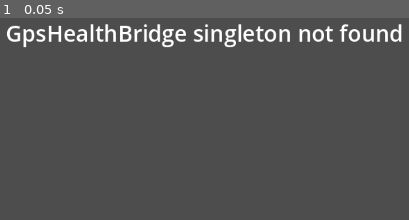
Above: before the commit, frame 1.
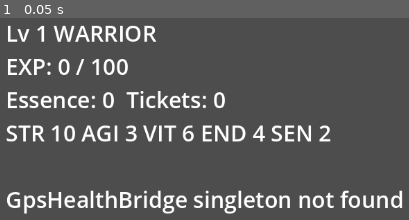
Above: after the commit, the same moment.

Repository: Luke-AI-Developments/HollowHunter
Game: Godot game, scene res://scenes/main.tscn
Two runs of this game, one before a commit and one after it. Both use one fixed random seed, a clock stepped at 60 frames per second and the inputs below.
Inputs:
- Up to frame 1 (0.05 s): no input

The runs differ from the first frame. In frame 1, 13% of the frame differs, in the area x 1-99%, y 2-98%.

Commit message:
Phase 1 step 3: daily EXP from Health Connect -> level up
- core/daily_exp.gd wires the plugin's real steps + workouts JSON into
  GameLogic.daily_exp(): parses workouts, sums duration (with ISO-8601
  normalization -- Kotlin's Instant.toString() format needs 'T'/'Z'/
  fractional-seconds stripped before Godot's datetime parser accepts it,
  verified with real-format sample data in tests), matches workout titles
  against each subclass's signature-training keywords.
- KNOWN v0 LIMITATION, flagged in code: matches on workout title text, not
  Health Connect's structured exerciseType enum -- couldn't verify that
  enum's exact integer values safely, so used what's honestly checkable
  instead of guessing. Also: 'active_minutes' from the design bible's
  formula has no data source yet (always 0), and there's no
  already-counted-today guard, so relaunching same-day double-counts EXP.
  Simplicity-first for this phase, called out rather than shipped silently.
- scenes/main.gd replaced the checkpoint 2-4 native-plugin test harness
  with real wiring: loads HunterState, requests Health Connect data, feeds
  it through DailyExp, applies add_exp(), saves, shows level/EXP/stats.
- 38/38 tests passing. Confirmed on-device (real focus required a phone
  unlock mid-session -- noting only because it's a real thing to know
  about, not a code issue): logcat shows real steps read from Health
  Connect feeding a correct exp=0 for 21 steps, and the on-screen Label
  matches the level-1 Warrior stat split exactly (STR10/AGI3/VIT6/END4/
  SEN2, the exact largest-remainder allocation from step 1's fix).

Co-Authored-By: Claude Sonnet 5 <noreply@anthropic.com>

Diff:
--- /dev/null
+++ b/core/daily_exp.gd
@@ -0,0 +1,79 @@
+class_name DailyExp
+## Wires Health Connect data (steps + the workouts_result JSON from the
+## GpsHealthBridge native plugin) into GameLogic.daily_exp(). Pure -- takes
+## already-fetched data, no plugin/engine access itself (see
+## autoload/health_service.gd for the wiring that calls the plugin).
+##
+## KNOWN v0 LIMITATION: Health Connect's ExerciseSessionRecord.exerciseType
+## is a numeric enum, but its exact integer values aren't available to
+## verify safely (context7 turned up the named Kotlin constants, not their
+## runtime values), and guessing them risked silently misclassifying every
+## workout. Matching on the workout's free-text `title` instead is weaker
+## (titles are often user-typed) but honest about what we can actually
+## check -- swap for exerciseType once the constants are verified.
+##
+## Similarly, "active_minutes" from §4's formula has no source yet (would
+## need Health Connect's ActiveCaloriesBurned or similar, not wired) --
+## always 0 here, parameterized for when it is.
+
+const SIGNATURE_KEYWORDS := {
+	"WARRIOR": ["strength", "weight", "lift", "gym"],
+	"ASSASSIN": ["run", "sprint", "hiit", "interval"],
+	"GUARDIAN":
+	["cycle", "cycling", "bike", "biking", "row", "rowing", "hike", "hiking", "endurance"],
+	"MAGE": ["yoga", "pilates", "mobility", "stretch"],
+	"SUPPORT": ["swim", "swimming", "core", "crossfit", "cross-training", "circuit"],
+}
+
+
+static func parse_workouts(workouts_json: String) -> Array:
+	var data: Variant = JSON.parse_string(workouts_json)
+	if data == null or typeof(data) != TYPE_ARRAY:
+		return []
+	return data
+
+
+## Kotlin's Instant.toString() gives e.g. "2026-08-08T07:23:27.564Z";
+## Godot's datetime parser wants "YYYY-MM-DD HH:MM:SS". Normalize rather
+## than trust the engine parser to be lenient about it.
+static func _parse_iso_to_unix(iso: String) -> float:
+	if iso.is_empty():
+		return 0.0
+	var normalized := iso.replace("T", " ")
+	var dot_idx := normalized.find(".")
+	if dot_idx != -1:
+		normalized = normalized.substr(0, dot_idx)
+	normalized = normalized.replace("Z", "").strip_edges()
+	return float(Time.get_unix_time_from_datetime_string(normalized))
+
+
+static func total_workout_minutes(workouts: Array) -> int:
+	var total_seconds := 0.0
+	for w: Dictionary in workouts:
+		var start := _parse_iso_to_unix(String(w.get("start_time", "")))
+		var end := _parse_iso_to_unix(String(w.get("end_time", "")))
+		if end > start:
+			total_seconds += end - start
+	return int(round(total_seconds / 60.0))
+
+
+static func matches_signature_training(workouts: Array, subclass: String) -> bool:
+	var keywords: Array = SIGNATURE_KEYWORDS.get(subclass.to_upper(), [])
+	for w: Dictionary in workouts:
+		var title: String = String(w.get("title", "")).to_lower()
+		for kw: String in keywords:
+			if title.contains(kw):
+				return true
+	return false
+
+
+## The wiring point: real steps + the plugin's raw workouts JSON + subclass
+## -> GameLogic.daily_exp(). active_minutes defaults to 0 (see limitation
+## above); pass it explicitly once/if a real source exists.
+static func exp_for_today(
+	steps: int, workouts_json: String, subclass: String, active_minutes: int = 0
+) -> int:
+	var workouts := parse_workouts(workouts_json)
+	var workout_minutes := total_workout_minutes(workouts)
+	var matches := matches_signature_training(workouts, subclass)
+	return GameLogic.daily_exp(steps, active_minutes, workout_minutes, matches)
--- a/scenes/main.gd
+++ b/scenes/main.gd
@@ -1,79 +1,102 @@
 extends Node2D
 
-## Checkpoint 4 test harness: GPS (checkpoint 3) plus Health Connect --
-## availability check, permission request, today's steps, most recent
-## workout, all shown on screen. Last checkpoint of the spike; torn out
-## once real game code replaces this.
+## Phase 1 step 3: real daily EXP from Health Connect -> level up, replacing
+## the native-plugin-spike test harness (checkpoints 2-4) with actual game
+## wiring. Subclass is hardcoded to WARRIOR for now -- no picker UI yet
+## (not part of the minimum lovable loop). Simplification: applies today's
+## totals every launch with no "already counted today" guard, so relaunching
+## same-day double-counts EXP -- fine for this phase, flagged rather than
+## silently shipped.
 
 var bridge: Object
+var state: HunterState
+var _steps: int = -1
+var _workouts_json: String = ""
+var _health_applied := false
+
 @onready var label: Label = $Label
-
-var _gps_line := "GPS: waiting..."
-var _health_line := "Health: waiting..."
 
 
 func _ready() -> void:
+	state = SaveService.load_or_create("WARRIOR")
+	_refresh_label()
+
 	if not Engine.has_singleton("GpsHealthBridge"):
-		label.text = "GpsHealthBridge singleton not found"
+		label.text += "\n\nGpsHealthBridge singleton not found"
 		return
 	bridge = Engine.get_singleton("GpsHealthBridge")
 
-	bridge.location_permission_result.connect(_on_location_permission_result)
-	bridge.location_update.connect(_on_location_update)
 	bridge.health_connect_available.connect(_on_health_connect_available)
 	bridge.health_permission_result.connect(_on_health_permission_result)
 	bridge.steps_result.connect(_on_steps_result)
 	bridge.workouts_result.connect(_on_workouts_result)
 
-	bridge.requestLocationPermission()
 	bridge.checkHealthConnectAvailable()
-	_refresh_label()
-
-
-func _refresh_label() -> void:
-	label.text = _gps_line + "\n\n" + _health_line
-
-
-func _on_location_permission_result(granted: bool) -> void:
-	if granted:
-		bridge.startLocationUpdates()
-	else:
-		_gps_line = "GPS: permission denied"
-		_refresh_label()
-
-
-func _on_location_update(lat: float, lon: float, accuracy: float, _timestamp_ms: int) -> void:
-	_gps_line = "Lat: %.6f\nLon: %.6f\n+/- %.1fm" % [lat, lon, accuracy]
-	_refresh_label()
 
 
 func _on_health_connect_available(available: bool) -> void:
 	if available:
-		_health_line = "Health Connect: available, requesting permission..."
 		bridge.requestHealthPermissions()
 	else:
-		_health_line = "Health Connect: not available on this device"
-	_refresh_label()
+		label.text += "\n\nHealth Connect not available"
 
 
 func _on_health_permission_result(granted: bool) -> void:
 	if granted:
-		_health_line = "Health: permission granted, reading..."
 		bridge.readTodaySteps()
 		bridge.readRecentWorkouts(24)
 	else:
-		_health_line = "Health: permission denied"
-	_refresh_label()
-	print("CHECKPOINT4: health_permission_result=", granted)
+		label.text += "\n\nHealth permission denied"
 
 
 func _on_steps_result(count: int) -> void:
-	_health_line = "Steps today: %d" % count
-	_refresh_label()
-	print("CHECKPOINT4: steps_result=", count)
+	_steps = count
+	_maybe_apply_daily_exp()
 
 
 func _on_workouts_result(workouts_json: String) -> void:
-	_health_line += "\nWorkouts (24h): " + workouts_json
+	_workouts_json = workouts_json
+	_maybe_apply_daily_exp()
+
+
+## Both signals arrive independently and in either order; wait for both
+## (steps defaults to the never-real -1, workouts_result is always at least
+## the 2-char "[]" so an empty string means "not arrived yet") before
+## computing EXP once.
+func _maybe_apply_daily_exp() -> void:
+	if _health_applied or _steps < 0 or _workouts_json.is_empty():
+		return
+	_health_applied = true
+
+	var exp := DailyExp.exp_for_today(_steps, _workouts_json, state.subclass)
+	var levels_gained := state.add_exp(exp)
+	SaveService.save(state)
 	_refresh_label()
-	print("CHECKPOINT4: workouts_result=", workouts_json)
+	if levels_gained > 0:
+		label.text += "\n\nLEVEL UP! (+%d)" % levels_gained
+	print(
+		(
+			"PHASE1: steps=%d workouts=%s exp=%d levels_gained=%d"
+			% [_steps, _workouts_json, exp, levels_gained]
+		)
+	)
+
+
+func _refresh_label() -> void:
+	var stats := state.stats()
+	label.text = (
+		"Lv %d %s\nEXP: %d / %d\nEssence: %d  Tickets: %d\nSTR %d AGI %d VIT %d END %d SEN %d"
+		% [
+			state.level,
+			state.subclass,
+			state.exp_into_level,
+			GameLogic.exp_to_next(state.level),
+			state.essence,
+			state.gate_tickets,
+			stats["STR"],
+			stats["AGI"],
+			stats["VIT"],
+			stats["END"],
+			stats["SEN"],
+		]
+	)
--- /dev/null
+++ b/tests/unit/test_daily_exp.gd
@@ -0,0 +1,72 @@
+extends GutTest
+## DailyExp: parsing the plugin's raw workouts JSON, duration summing,
+## signature-training keyword matching, and the full wire-through to
+## GameLogic.daily_exp().
+
+
+static func _workout(
+	title: String, start: String, end: String, exercise_type: int = 0
+) -> Dictionary:
+	return {"title": title, "exercise_type": exercise_type, "start_time": start, "end_time": end}
+
+
+static func _json(workouts: Array) -> String:
+	return JSON.stringify(workouts)
+
+
+func test_parse_workouts_handles_empty_array() -> void:
+	assert_eq(DailyExp.parse_workouts("[]"), [])
+
+
+func test_parse_workouts_handles_garbage() -> void:
+	assert_eq(DailyExp.parse_workouts("not json"), [])
+
+
+func test_total_workout_minutes_single_workout() -> void:
+	var run := _workout("Morning Run", "2026-08-08T07:00:00.000Z", "2026-08-08T07:30:00.000Z")
+	var workouts := DailyExp.parse_workouts(_json([run]))
+	assert_eq(DailyExp.total_workout_minutes(workouts), 30)
+
+
+func test_total_workout_minutes_sums_multiple() -> void:
+	var leg_day := _workout("Leg Day", "2026-08-08T06:00:00.000Z", "2026-08-08T06:45:00.000Z")
+	var run := _workout("Evening Run", "2026-08-08T18:00:00.000Z", "2026-08-08T18:20:00.000Z")
+	var workouts := DailyExp.parse_workouts(_json([leg_day, run]))
+	assert_eq(DailyExp.total_workout_minutes(workouts), 65)  # 45 + 20
+
+
+func test_matches_signature_training_true_for_matching_title() -> void:
+	var run := _workout("Morning Run", "2026-08-08T07:00:00.000Z", "2026-08-08T07:30:00.000Z")
+	var workouts := DailyExp.parse_workouts(_json([run]))
+	assert_true(DailyExp.matches_signature_training(workouts, "ASSASSIN"))
+
+
+func test_matches_signature_training_false_for_other_class() -> void:
+	var run := _workout("Morning Run", "2026-08-08T07:00:00.000Z", "2026-08-08T07:30:00.000Z")
+	var workouts := DailyExp.parse_workouts(_json([run]))
+	assert_false(DailyExp.matches_signature_training(workouts, "MAGE"))
+
+
+func test_matches_signature_training_case_insensitive() -> void:
+	var yoga := _workout("Yoga Flow", "2026-08-08T07:00:00.000Z", "2026-08-08T07:20:00.000Z")
+	var workouts := DailyExp.parse_workouts(_json([yoga]))
+	assert_true(DailyExp.matches_signature_training(workouts, "MAGE"))
+
+
+func test_exp_for_today_wires_into_game_logic() -> void:
+	# 8000 steps + 30 workout minutes matching ASSASSIN's signature training:
+	# matches GameLogic.daily_exp(8000, 0, 30, true) exactly.
+	var run := _workout("Morning Run", "2026-08-08T07:00:00.000Z", "2026-08-08T07:30:00.000Z")
+	var exp := DailyExp.exp_for_today(8000, _json([run]), "ASSASSIN")
+	assert_eq(exp, GameLogic.daily_exp(8000, 0, 30, true))
+
+
+func test_exp_for_today_no_match_uses_1x_multiplier() -> void:
+	var run := _workout("Morning Run", "2026-08-08T07:00:00.000Z", "2026-08-08T07:30:00.000Z")
+	var exp := DailyExp.exp_for_today(8000, _json([run]), "MAGE")
+	assert_eq(exp, GameLogic.daily_exp(8000, 0, 30, false))
+
+
+func test_exp_for_today_with_no_workouts_is_steps_only() -> void:
+	var exp := DailyExp.exp_for_today(8000, "[]", "WARRIOR")
+	assert_eq(exp, GameLogic.daily_exp(8000, 0, 0, false))
Not shown, added: core/daily_exp.gd.uid
Not shown, added: tests/unit/test_daily_exp.gd.uid
